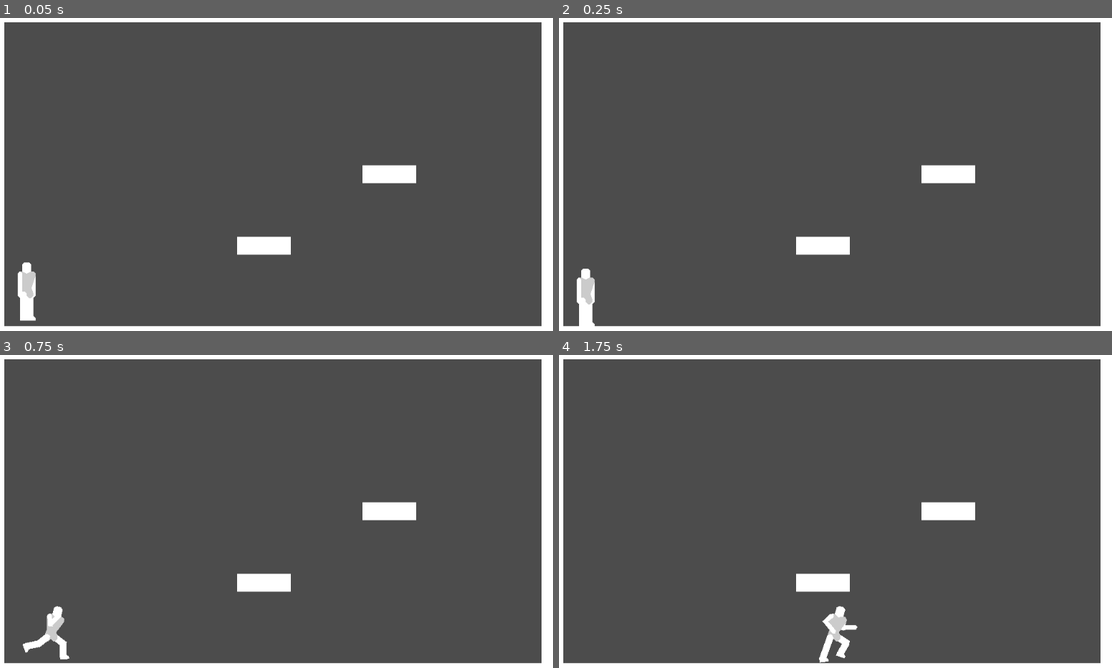
Above: before the commit, frames 1-4 (two rows, left to right).
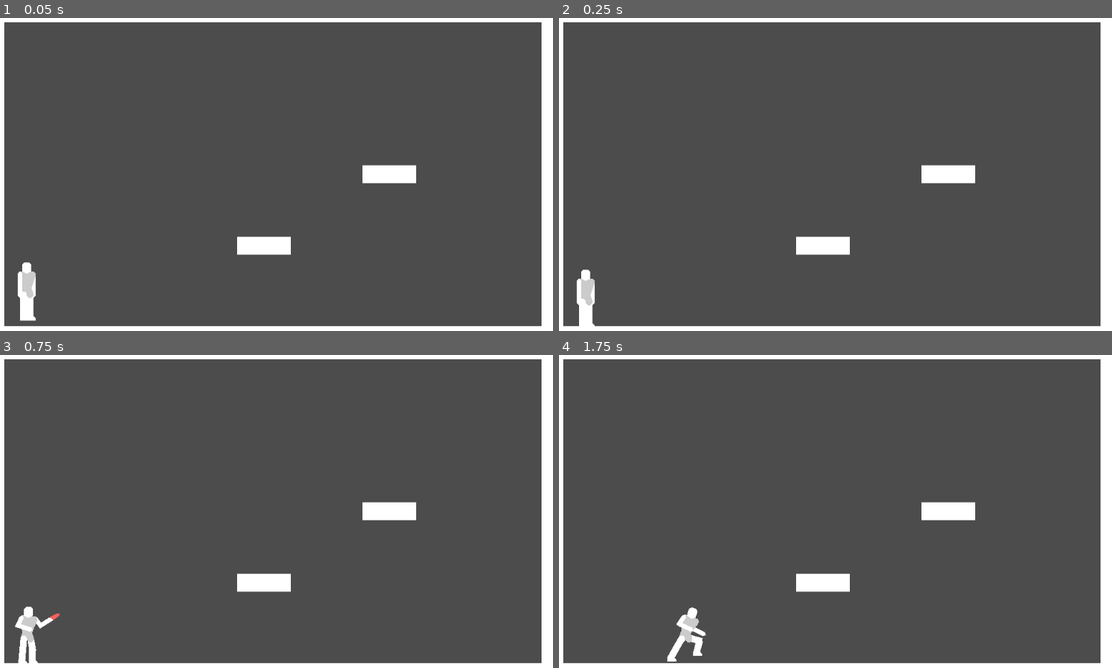
Above: after the commit, the same moments.

Repository: DarknessCatt/Lost-Soul
Game: Godot game, scene res://Maps/Debug_Map/Debug_Map.tscn
The game is run twice, just before and just after one commit, with the same random seed, the same clock (stepped at 60 frames per second) and the same inputs. The project has no main scene, so this scene is started directly.
Inputs:
- Up to frame 1 (0.05 s): no input
- Up to frame 2 (0.25 s): no input
- Up to frame 3 (0.75 s): tap Enter at 0.5 s; hold Right (hero_right) from 0.53 s (still down); hold C (hero_attack, bound only after the commit) from 0.53 s (still down)
- Up to frame 4 (1.75 s): keep holding Right (hero_right); tap Z (hero_jump) at 0.77, 1.52 s; release C (hero_attack, bound only after the commit) at 1.28 s; tap C (hero_attack, bound only after the commit) at 1.35 s

Frame 1 is identical in both runs. In frame 2, less than 0.1% of the frame differs, in the area x 3-7%, y 80-99%; in frame 3, 0.9%; in frame 4, 1.1%, in the area x 19-55%, y 80-99%.

Commit message:
Add Jab1

Diff:
--- a/Lost_Soul/Entities/Hero/FSM/BasicMove.gd
+++ b/Lost_Soul/Entities/Hero/FSM/BasicMove.gd
@@ -1,4 +1,4 @@
-extends Node
+extends "State.gd"
 
 const NORMAL : Vector2 = Vector2(0, -1)
 
@@ -41,9 +41,6 @@
 	else:
 		direction = NONE
 		_Player._change_anim(REST_ANIMATION)
-
-func exit(_Player : KinematicBody2D) -> void:
-	pass
 
 func update(_Player: KinematicBody2D, delta : float) -> void:
 	var spdx : float = _Player.speed.x + direction*ACCEL*delta
--- /dev/null
+++ b/Lost_Soul/Entities/Hero/FSM/GroundAttack.gd
@@ -0,0 +1,20 @@
+extends "State.gd"
+
+const NORMAL : Vector2 = Vector2(0, -1)
+
+var attacking : bool = false
+
+func enter(_Player : KinematicBody2D) -> void:
+	_Player.speed.x = 0
+	_Player._change_anim("Jab1")
+	attacking = true
+	$Jab1.start()
+
+func update(_Player: KinematicBody2D, delta : float) -> void:
+	_Player.move_and_slide(_Player.speed, NORMAL)
+
+	if not attacking:
+		_Player._change_state($"../OnGround")
+
+func _on_Jab1_timeout():
+	attacking = false
--- a/Lost_Soul/Entities/Hero/FSM/OnGround.gd
+++ b/Lost_Soul/Entities/Hero/FSM/OnGround.gd
@@ -25,5 +25,8 @@
 	if event.is_action_pressed("hero_jump"):
 		_Player._change_state($"../Jumping")
 
+	elif event.is_action_pressed("hero_attack"):
+		_Player._change_state($"../GroundAttack")
+
 	else:
 		.input(_Player, event)
--- a/Lost_Soul/Entities/Hero/Hero.tscn
+++ b/Lost_Soul/Entities/Hero/Hero.tscn
@@ -1,10 +1,11 @@
-[gd_scene load_steps=11 format=2]
+[gd_scene load_steps=13 format=2]
 
 [ext_resource path="res://Entities/Hero/Hero.gd" type="Script" id=1]
 [ext_resource path="res://Entities/Hero/FSM/Falling.gd" type="Script" id=2]
 [ext_resource path="res://Entities/Hero/FSM/OnGround.gd" type="Script" id=3]
 [ext_resource path="res://Entities/Hero/FSM/Jumping.gd" type="Script" id=4]
 [ext_resource path="res://Entities/Hero/FSM/Buffer.gd" type="Script" id=5]
+[ext_resource path="res://Entities/Hero/FSM/GroundAttack.gd" type="Script" id=6]
 
 [sub_resource type="Animation" id=1]
 resource_name = "Falling"
@@ -120,8 +121,192 @@
 "values": [ 15.0, 10.0 ]
 }
 
-[sub_resource type="Animation" id=5]
-resource_name = "Jumping"
+[sub_resource type="Animation" id=7]
+resource_name = "Jab1"
+length = 0.3
+step = 0.01
+tracks/0/type = "value"
+tracks/0/path = NodePath("Body/Hip/Torso/Head:rotation_degrees")
+tracks/0/interp = 2
+tracks/0/loop_wrap = true
+tracks/0/imported = false
+tracks/0/enabled = true
+tracks/0/keys = {
+"times": PoolRealArray( 0, 0.04, 0.1, 0.25 ),
+"transitions": PoolRealArray( 1, 1, 1, 1 ),
+"update": 0,
+"values": [ 0.0, -15.0, -15.0, 0.0 ]
+}
+tracks/1/type = "value"
+tracks/1/path = NodePath("Body/Hip:rotation_degrees")
+tracks/1/interp = 1
+tracks/1/loop_wrap = true
+tracks/1/imported = false
+tracks/1/enabled = true
+tracks/1/keys = {
+"times": PoolRealArray( 0 ),
+"transitions": PoolRealArray( 1 ),
+"update": 0,
+"values": [ 0.0 ]
+}
+tracks/2/type = "value"
+tracks/2/path = NodePath("Body/Hip/Torso/Left_Arm:rotation_degrees")
+tracks/2/interp = 2
+tracks/2/loop_wrap = true
+tracks/2/imported = false
+tracks/2/enabled = true
+tracks/2/keys = {
+"times": PoolRealArray( 0, 0.04, 0.25 ),
+"transitions": PoolRealArray( 1, 1, 1 ),
+"update": 0,
+"values": [ 15.0, 44.9999, 14.5108 ]
+}
+tracks/3/type = "value"
+tracks/3/path = NodePath("Body/Hip/Torso:rotation_degrees")
+tracks/3/interp = 2
+tracks/3/loop_wrap = true
+tracks/3/imported = false
+tracks/3/enabled = true
+tracks/3/keys = {
+"times": PoolRealArray( 0, 0.04, 0.1, 0.25 ),
+"transitions": PoolRealArray( 1, 1, 1, 1 ),
+"update": 0,
+"values": [ 0.0, 15.0, 15.0, 0.0 ]
+}
+tracks/4/type = "value"
+tracks/4/path = NodePath("Body/Hip/Torso/Left_Arm/Left_Hand:rotation_degrees")
+tracks/4/interp = 2
+tracks/4/loop_wrap = true
+tracks/4/imported = false
+tracks/4/enabled = true
+tracks/4/keys = {
+"times": PoolRealArray( 0, 0.04, 0.25 ),
+"transitions": PoolRealArray( 1, 1, 1 ),
+"update": 0,
+"values": [ -74.9999, -120.0, -89.9999 ]
+}
+tracks/5/type = "value"
+tracks/5/path = NodePath("Body/Hip/Torso/Right_Arm:rotation_degrees")
+tracks/5/interp = 2
+tracks/5/loop_wrap = true
+tracks/5/imported = false
+tracks/5/enabled = true
+tracks/5/keys = {
+"times": PoolRealArray( 0, 0.04, 0.1, 0.25 ),
+"transitions": PoolRealArray( 1, 1, 1, 1 ),
+"update": 0,
+"values": [ -15.0, -105.0, -105.0, -15.0 ]
+}
+tracks/6/type = "value"
+tracks/6/path = NodePath("Body/Hip/Torso/Right_Arm/Right_Hand:rotation_degrees")
+tracks/6/interp = 2
+tracks/6/loop_wrap = true
+tracks/6/imported = false
+tracks/6/enabled = true
+tracks/6/keys = {
+"times": PoolRealArray( 0, 0.04, 0.1, 0.25 ),
+"transitions": PoolRealArray( 1, 1, 1, 1 ),
+"update": 0,
+"values": [ -105.0, 0.0, 0.0, -120.0 ]
+}
+tracks/7/type = "value"
+tracks/7/path = NodePath("Body/Hip/Left_Leg:rotation_degrees")
+tracks/7/interp = 1
+tracks/7/loop_wrap = true
+tracks/7/imported = false
+tracks/7/enabled = true
+tracks/7/keys = {
+"times": PoolRealArray( 0 ),
+"transitions": PoolRealArray( 1 ),
+"update": 0,
+"values": [ 5.0 ]
+}
+tracks/8/type = "value"
+tracks/8/path = NodePath("Body/Hip/Left_Leg/Left_Shin:rotation_degrees")
+tracks/8/interp = 1
+tracks/8/loop_wrap = true
+tracks/8/imported = false
+tracks/8/enabled = true
+tracks/8/keys = {
+"times": PoolRealArray( 0 ),
+"transitions": PoolRealArray( 1 ),
+"update": 0,
+"values": [ 0.723357 ]
+}
+tracks/9/type = "value"
+tracks/9/path = NodePath("Body/Hip/Left_Leg/Left_Shin/Left_Foot:rotation_degrees")
+tracks/9/interp = 1
+tracks/9/loop_wrap = true
+tracks/9/imported = false
+tracks/9/enabled = true
+tracks/9/keys = {
+"times": PoolRealArray( 0 ),
+"transitions": PoolRealArray( 1 ),
+"update": 0,
+"values": [ -5.0 ]
+}
+tracks/10/type = "value"
+tracks/10/path = NodePath("Body/Hip/Right_Leg:rotation_degrees")
+tracks/10/interp = 2
+tracks/10/loop_wrap = true
+tracks/10/imported = false
+tracks/10/enabled = true
+tracks/10/keys = {
+"times": PoolRealArray( 0, 0.04, 0.15, 0.25 ),
+"transitions": PoolRealArray( 1, 1, 1, 1 ),
+"update": 0,
+"values": [ -5.0, -15.0, -15.0, -5.0 ]
+}
+tracks/11/type = "value"
+tracks/11/path = NodePath("Body/Hip/Right_Leg/Right_Shin:rotation_degrees")
+tracks/11/interp = 2
+tracks/11/loop_wrap = true
+tracks/11/imported = false
+tracks/11/enabled = true
+tracks/11/keys = {
+"times": PoolRealArray( 0, 0.04, 0.15, 0.25 ),
+"transitions": PoolRealArray( 1, 1, 1, 1 ),
+"update": 0,
+"values": [ 5.0, 15.0, 15.0, 5.0 ]
+}
+tracks/12/type = "value"
+tracks/12/path = NodePath("Body/Hip/Right_Leg/Right_Shin/Right_Foot:rotation_degrees")
+tracks/12/interp = 1
+tracks/12/loop_wrap = true
+tracks/12/imported = false
+tracks/12/enabled = true
+tracks/12/keys = {
+"times": PoolRealArray( 0 ),
+"transitions": PoolRealArray( 1 ),
+"update": 0,
+"values": [ 0.0 ]
+}
+tracks/13/type = "value"
+tracks/13/path = NodePath("Body/Hip/Torso/Right_Arm/Right_Hand/Right_Weapon:polygon")
+tracks/13/interp = 2
+tracks/13/loop_wrap = true
+tracks/13/imported = false
+tracks/13/enabled = true
+tracks/13/keys = {
+"times": PoolRealArray( 0, 0.04, 0.1, 0.24, 0.25 ),
+"transitions": PoolRealArray( 1, 1, 1, 1, 1 ),
+"update": 0,
+"values": [ PoolVector2Array(  ), PoolVector2Array( 4.05998, 21.162, 2.06257, 66.812, 0.0600986, 73.162, -2.52376, 63.5846, -3.94001, 25.162 ), PoolVector2Array( 4.05998, 21.162, 2.06257, 66.812, 0.0600986, 73.162, -2.52376, 63.5846, -3.94001, 25.162 ), PoolVector2Array( 4.05998, 21.162, 3.76549, 24.5172, 0.174881, 28.1373, -2.63517, 26.9203, -3.94001, 25.162 ), PoolVector2Array(  ) ]
+}
+tracks/14/type = "value"
+tracks/14/path = NodePath("Body/Hip:position")
+tracks/14/interp = 2
+tracks/14/loop_wrap = true
+tracks/14/imported = false
+tracks/14/enabled = true
+tracks/14/keys = {
+"times": PoolRealArray( 0, 0.04, 0.1, 0.25 ),
+"transitions": PoolRealArray( 1, 1, 1, 1 ),
+"update": 0,
+"values": [ Vector2( 0, 0 ), Vector2( 3, 0 ), Vector2( 3, 0 ), Vector2( 0, 0 ) ]
+}
+
+[sub_resource type="Animation" id=3]
 length = 0.3
 step = 0.05
 tracks/0/type = "value"
@@ -961,24 +1146,34 @@
 "values": [ -59.9999, -135.0 ]
 }
 
-[sub_resource type="RectangleShape2D" id=4]
-extents = Vector2( 12, 47.2588 )
+[sub_resource type="RectangleShape2D" id=6]
+extents = Vector2( 12, 45.1426 )
 
 [node name="Hero" type="KinematicBody2D"]
+collision_mask = 18
 script = ExtResource( 1 )
 
 [node name="Animations" type="AnimationPlayer" parent="."]
 autoplay = "Rest"
 anims/Falling = SubResource( 1 )
-anims/Jumping = SubResource( 5 )
-anims/Rest = SubResource( 2 )
-anims/Walking = SubResource( 3 )
+anims/Jab1 = SubResource( 7 )
+anims/Jumping = SubResource( 3 )
+anims/Rest = SubResource( 4 )
+anims/Walking = SubResource( 5 )
 next/Jumping = "Falling"
 
 [node name="States" type="Node" parent="."]
 
 [node name="OnGround" type="Node" parent="States"]
 script = ExtResource( 3 )
+
+[node name="GroundAttack" type="Node" parent="States"]
+script = ExtResource( 6 )
+
+[node name="Jab1" type="Timer" parent="States/GroundAttack"]
+process_mode = 0
+wait_time = 0.3
+one_shot = true
 
 [node name="Falling" type="Node" parent="States"]
 script = ExtResource( 2 )
@@ -1003,6 +1198,8 @@
 
 [node name="Right_Arm" type="Polygon2D" parent="Body"]
 position = Vector2( 12, -28 )
+rotation = -0.261799
+scale = Vector2( 1, 1 )
 offset = Vector2( 30.2005, 27.966 )
 polygon = PoolVector2Array( -30.2005, -31.966, -26.2005, -27.966, -26.2005, -7.96604, -34.2005, -7.96604, -34.2005, -27.966 )
 __meta__ = {
@@ -1010,7 +1207,8 @@
 }
 
 [node name="Right_Hand" type="Polygon2D" parent="Body"]
-position = Vector2( 12, -12 )
+position = Vector2( 16.1411, -12.5452 )
+rotation = -2.35619
 offset = Vector2( 31.8105, 42.7501 )
 polygon = PoolVector2Array( -31.8105, -46.7501, -27.8105, -42.7501, -27.8105, -18.7501, -31.8105, -14.7501, -35.8105, -18.7501, -35.8105, -42.7501 )
 __meta__ = {
@@ -1019,6 +1217,7 @@
 
 [node name="Right_Leg" type="Polygon2D" parent="Body"]
 position = Vector2( 6, 8 )
+rotation = -0.0872665
 offset = Vector2( 28.2005, 31.966 )
 polygon = PoolVector2Array( -30.2005, -35.966, -26.2005, -35.966, -22.2005, -31.966, -22.2005, -7.96604, -34.2005, -7.96604, -34.2005, -31.966 )
 __meta__ = {
@@ -1026,7 +1225,7 @@
 }
 
 [node name="Right_Shin" type="Polygon2D" parent="Body"]
-position = Vector2( 6, 28 )
+position = Vector2( 7.74311, 27.9239 )
 offset = Vector2( 29.8696, 42.7614 )
 polygon = PoolVector2Array( -31.8696, -46.7614, -27.8696, -46.7614, -23.8696, -42.7614, -23.8696, -22.7614, -27.8696, -18.7614, -31.8696, -18.7614, -35.8696, -22.7614, -35.8696, -42.7614 )
 __meta__ = {
@@ -1034,7 +1233,7 @@
 }
 
 [node name="Right_Foot" type="Polygon2D" parent="Body"]
-position = Vector2( 6, 50 )
+position = Vector2( 7.74311, 49.9239 )
 offset = Vector2( 29.9114, 20.7618 )
 polygon = PoolVector2Array( -23.9114, -22.7618, -19.9114, -18.7618, -19.9114, -14.7618, -35.9114, -14.7618, -35.9114, -22.7618, -31.9114, -26.7618, -27.9114, -26.7618 )
 __meta__ = {
@@ -1070,6 +1269,7 @@
 
 [node name="Left_Arm" type="Polygon2D" parent="Body/Hip/Torso"]
 position = Vector2( -12, -28 )
+rotation = 0.253261
 offset = Vector2( 30.2005, 27.966 )
 polygon = PoolVector2Array( -30.2005, -31.966, -26.2005, -27.966, -26.2005, -7.96604, -34.2005, -7.96604, -34.193, -27.5603 )
 __meta__ = {
@@ -1078,7 +1278,7 @@
 
 [node name="Left_Hand" type="Polygon2D" parent="Body/Hip/Torso/Left_Arm"]
 position = Vector2( -2.35438e-06, 16 )
-rotation = 0.012625
+rotation = -1.57079
 offset = Vector2( 31.8105, 42.7501 )
 polygon = PoolVector2Array( -31.794, -46.6744, -27.7438, -42.7252, -27.4408, -18.7271, -31.39, -14.6769, -35.4402, -18.6261, -35.7432, -42.6242 )
 __meta__ = {
@@ -1091,8 +1291,13 @@
 "_edit_bone_": true
 }
 
+[node name="Left_Weapon" type="Polygon2D" parent="Body/Hip/Torso/Left_Arm/Left_Hand"]
+position = Vector2( 0.0232992, 1.57692 )
+color = Color( 0.976471, 0.376471, 0.376471, 1 )
+
 [node name="Right_Arm" type="RemoteTransform2D" parent="Body/Hip/Torso"]
 position = Vector2( 12, -28 )
+rotation = -0.261799
 remote_path = NodePath("../../../Right_Arm")
 __meta__ = {
 "_edit_ik_": true
@@ -1100,6 +1305,7 @@
 
 [node name="Right_Hand" type="RemoteTransform2D" parent="Body/Hip/Torso/Right_Arm"]
 position = Vector2( 0, 16 )
+rotation = -2.0944
 remote_path = NodePath("../../../../Right_Hand")
 __meta__ = {
 "_edit_bone_": true
@@ -1111,10 +1317,14 @@
 "_edit_bone_": true
 }
 
+[node name="Right_Weapon" type="Polygon2D" parent="Body/Hip/Torso/Right_Arm/Right_Hand"]
+color = Color( 0.976471, 0.376471, 0.376471, 1 )
+
 [node name="Left_Leg" type="Polygon2D" parent="Body/Hip"]
 position = Vector2( -6, 8 )
+rotation = 0.0872665
 offset = Vector2( 28.2005, 31.966 )
-polygon = PoolVector2Array( -30.2005, -35.966, -26.2005, -35.966, -22.2005, -31.966, -22.2005, -20.4164, -22.2005, -7.96604, -34.2005, -7.96604, -34.2005, -31.966 )
+polygon = PoolVector2Array( -30.2005, -35.966, -26.2005, -35.966, -22.2005, -31.966, -22.2005, -7.96604, -34.2005, -7.96604, -34.2005, -31.966 )
 __meta__ = {
 "_edit_ik_": true
 }
@@ -1130,6 +1340,7 @@
 
 [node name="Left_Foot" type="Polygon2D" parent="Body/Hip/Left_Leg/Left_Shin"]
 position = Vector2( -0.0418882, 21.9996 )
+rotation = -0.0872665
 offset = Vector2( 29.9114, 20.7618 )
 polygon = PoolVector2Array( -23.5587, -22.8527, -19.5085, -18.9035, -19.458, -14.9038, -35.4567, -14.7018, -35.5577, -22.7012, -31.6085, -26.7513, -27.6089, -26.8018 )
 __meta__ = {
@@ -1138,12 +1349,14 @@
 
 [node name="end" type="Position2D" parent="Body/Hip/Left_Leg/Left_Shin/Left_Foot"]
 position = Vector2( 6.40327, 1.90881 )
+rotation = 0.184539
 __meta__ = {
 "_edit_bone_": true
 }
 
 [node name="Right_Leg" type="RemoteTransform2D" parent="Body/Hip"]
 position = Vector2( 6, 8 )
+rotation = -0.0872665
 remote_path = NodePath("../../Right_Leg")
 __meta__ = {
 "_edit_ik_": true
@@ -1151,6 +1364,7 @@
 
 [node name="Right_Shin" type="RemoteTransform2D" parent="Body/Hip/Right_Leg"]
 position = Vector2( 0, 20 )
+rotation = 0.0872665
 remote_path = NodePath("../../../Right_Shin")
 __meta__ = {
 "_edit_bone_": true
@@ -1171,9 +1385,10 @@
 
 [node name="Body_Collision" type="CollisionShape2D" parent="."]
 position = Vector2( 0, 8 )
-shape = SubResource( 4 )
+shape = SubResource( 6 )
 __meta__ = {
 "_edit_lock_": true
 }
+[connection signal="timeout" from="States/GroundAttack/Jab1" to="States/GroundAttack" method="_on_Jab1_timeout"]
 [connection signal="timeout" from="States/Buffer/Jump_Buffer" to="States/Buffer" method="_on_Jump_Buffer_timeout"]
 [connection signal="timeout" from="States/Buffer/Coyote_Timer" to="States/Buffer" method="_on_Coyote_Timer_timeout"]
--- a/Lost_Soul/Tilesets/Placeholder_White/Placeholder_White.tscn
+++ b/Lost_Soul/Tilesets/Placeholder_White/Placeholder_White.tscn
@@ -31,4 +31,6 @@
 [node name="Placeholder_White" type="TileMap"]
 tile_set = SubResource( 2 )
 cell_size = Vector2( 32, 32 )
+collision_layer = 16
+collision_mask = 0
 format = 1
--- a/Lost_Soul/project.godot
+++ b/Lost_Soul/project.godot
@@ -35,6 +35,19 @@
 "events": [ Object(InputEventKey,"resource_local_to_scene":false,"resource_name":"","device":0,"alt":false,"shift":false,"control":false,"meta":false,"command":false,"pressed":false,"scancode":90,"unicode":0,"echo":false,"script":null)
  ]
 }
+hero_attack={
+"deadzone": 0.5,
+"events": [ Object(InputEventKey,"resource_local_to_scene":false,"resource_name":"","device":0,"alt":false,"shift":false,"control":false,"meta":false,"command":false,"pressed":false,"scancode":67,"unicode":0,"echo":false,"script":null)
+ ]
+}
+
+[layer_names]
+
+2d_physics/layer_1="Player"
+2d_physics/layer_2="Enemies"
+2d_physics/layer_3="Hurtbox"
+2d_physics/layer_4="Hitbox"
+2d_physics/layer_5="Walls"
 
 [rendering]
 
Not shown: 2 places in Lost_Soul/Entities/Hero/Hero.tscn that only renumber resources
